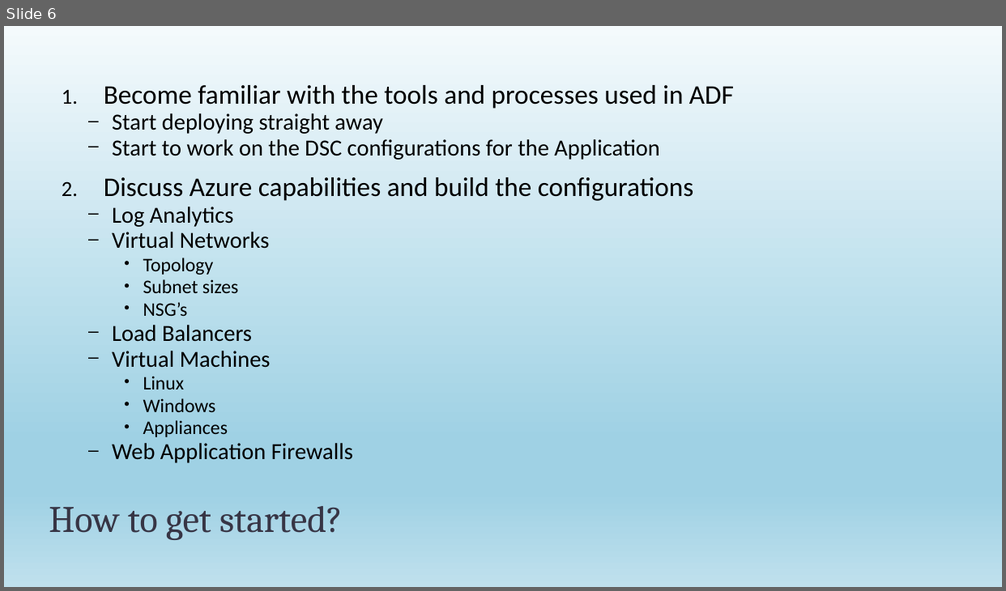
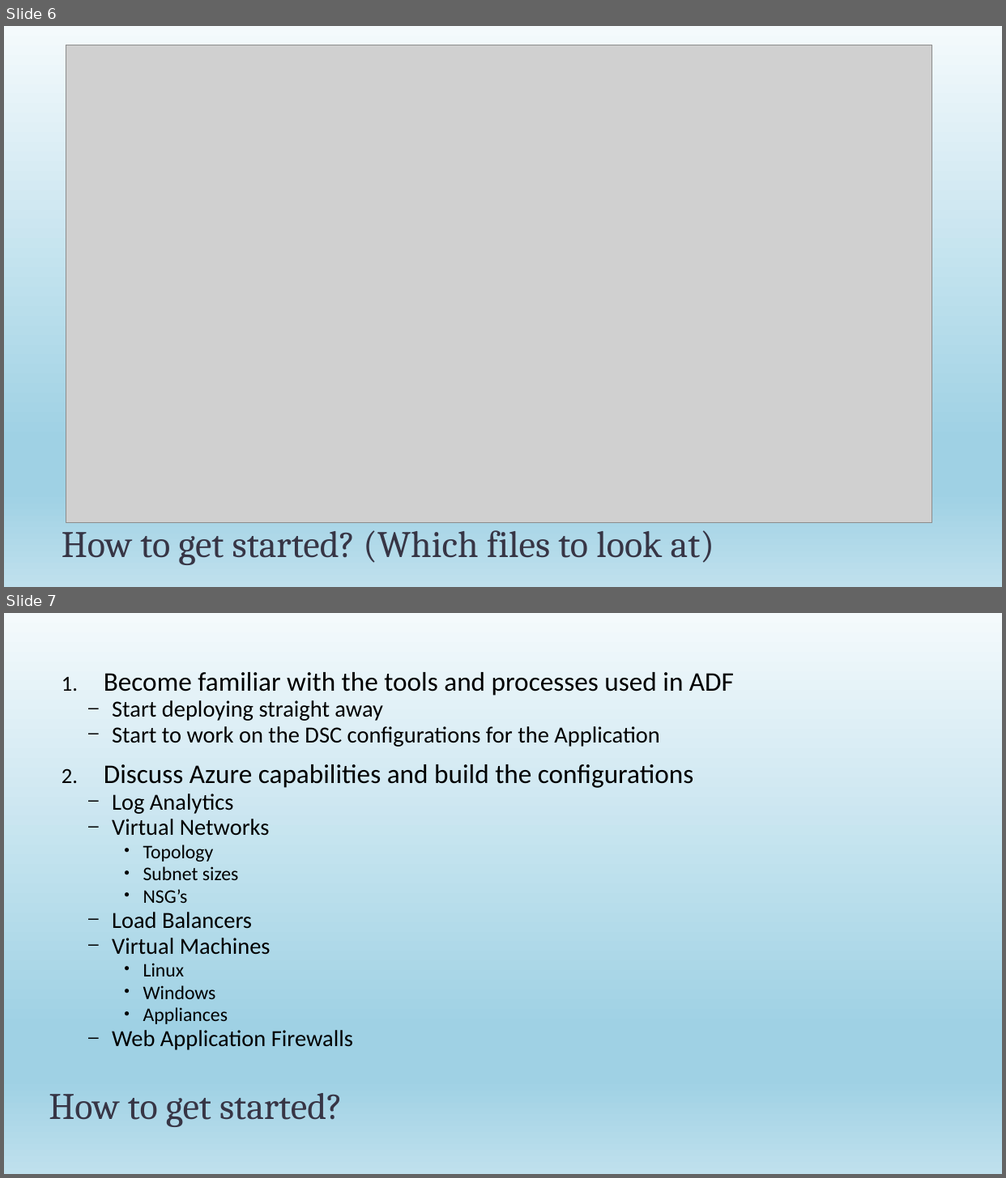
Before and after one commit to brwilkinson/AzureDeploymentFramework, a slide deck: docs/ADF.pptx. Shown one above the other, each under a label of ours: slide 6 before the commit, slides 6 and 7 after it. The pictures are 1006x591 and 1006x1178 pixels, drawn with LibreOffice and Linux fonts; fonts in the diff are those of the drawing; grey boxes stand for pictures. Boxes give left, top, right and bottom in pixels: in the first picture for what was removed or moved away, otherwise in the second. Text is boxed around its words. In the diff, an @@ line names an element or a change of style, - is before the commit and + after.

Commit message:
update slides with a file info slide

```diff
--- a/docs/ADF.pptx
+++ b/docs/ADF.pptx
@@ slide 6 added at (4, 26, 1002, 587), background gradient #F5F8FA to #EBF1F5 to #CEDBE6; not listed: 1 template element that a slide beside it also shows @@
@@ picture added at (66, 45, 931, 523) @@
@@ title added at (62, 531, 714, 565), 36 pt, text #373545 @@
+How to get started? (Which files to look at)
@@ what was slide 6 is now slide 7 @@
```
Also in this commit, not shown: 8 other files.
